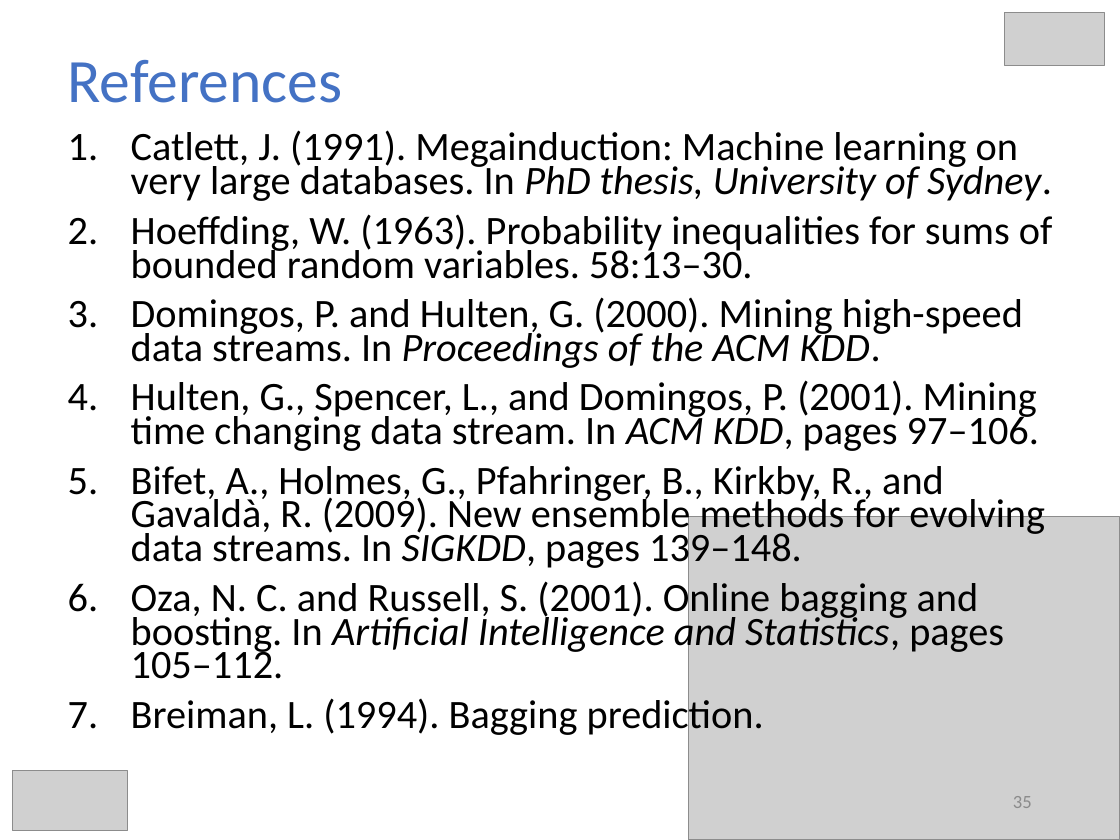
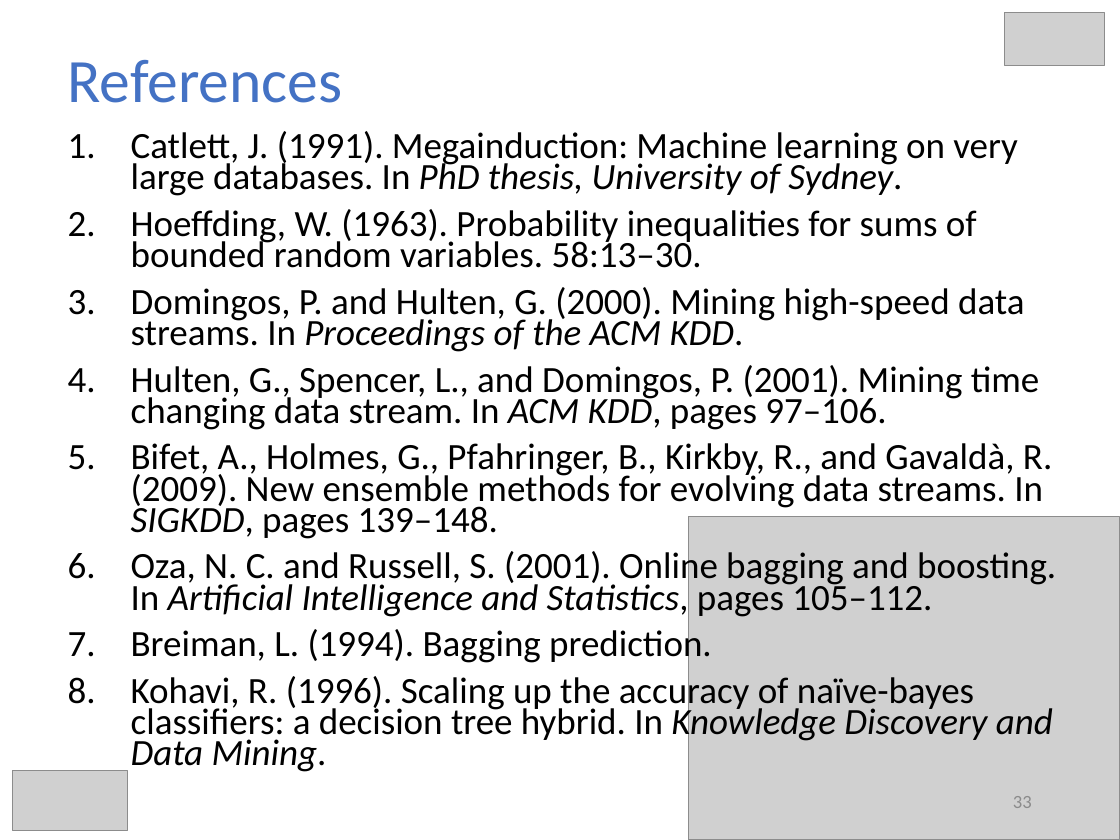
Before and after one commit to hmsgit/minestream, a slide deck: slide 33 of presentation/thesis.pptx (slide 35 before the commit). Drawn at 1120x840 pixels with LibreOffice and Linux fonts; fonts in the diff are those of the drawing; grey boxes stand for pictures. Boxes give left, top, right and bottom in pixels: in the first picture for what was removed or moved away, otherwise in the second. Text is boxed around its words. In the diff, an @@ line names an element or a change of style, - is before the commit and + after.

```diff
--- a/presentation/thesis.pptx
+++ b/presentation/thesis.pptx
@@ text at <box>131,131,1056,665</box>: size 25.9 to 23.8 pt in "Catlett, J. (1991). Megainduction: Machine learning on ...", "Hoeffding, W. (1963). Probability inequalities for sums ...", "Domingos, P. and Hulten, G. (2000). Mining ...", "Hulten, G., Spencer, L., and Domingos, P. ..." and 3 more places @@
@@ text at <box>131,672,1053,772</box>: paragraph added @@
+8. Kohavi, R. (1996). Scaling up the accuracy of naïve-bayes classifiers: a decision tree hybrid. In Knowledge Discovery and Data Mining.
@@ page number at <box>1013,796,1032,808</box>: text changed @@
-35
+33
```
Also in this commit, not shown: 3 other slides changed, 9 other files.
